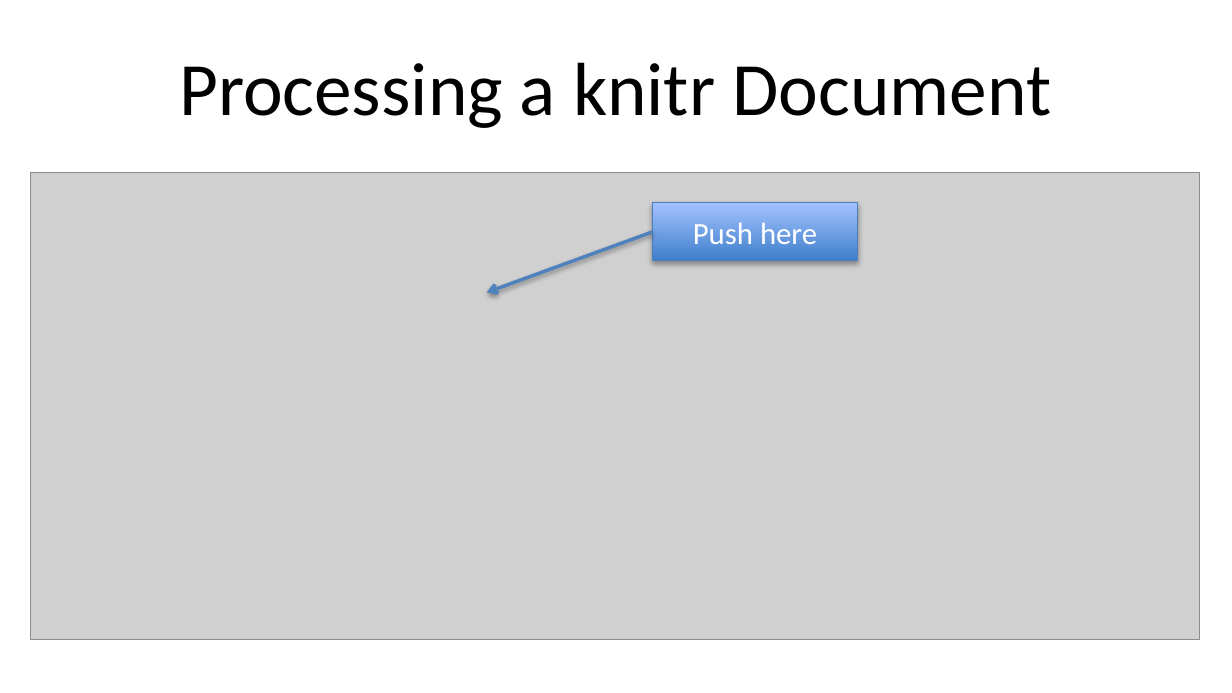
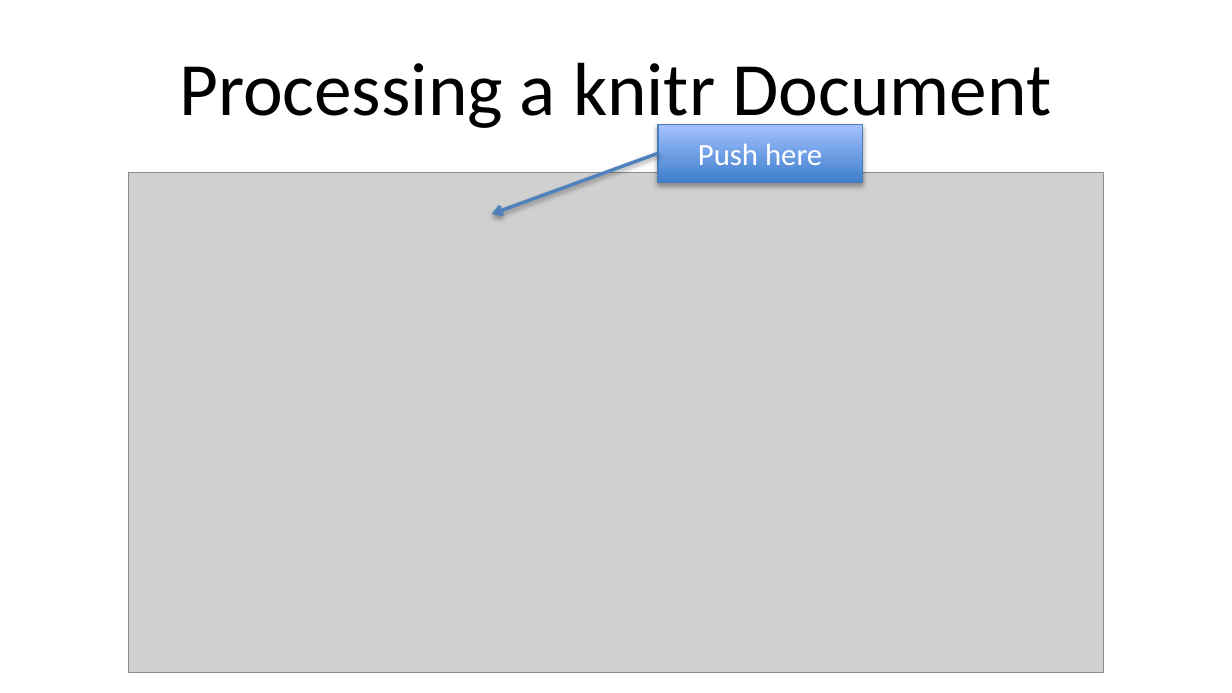
Before and after one commit to Max201510/Biostat776, a slide deck: slide 18 of notes/knitr.pptx. Drawn at 1232x693 pixels with LibreOffice and Linux fonts; fonts in the diff are those of the drawing; grey boxes stand for pictures. Boxes give left, top, right and bottom in pixels: in the first picture for what was removed or moved away, otherwise in the second. Text is boxed around its words. In the diff, an @@ line names an element or a change of style, - is before the commit and + after.

Commit message:
knitr update

```diff
--- a/notes/knitr.pptx
+++ b/notes/knitr.pptx
@@ rectangle "Push here": place and size @@
-rectangle "Push here" at bbox=[653, 203, 857, 261]
+rectangle "Push here" at bbox=[658, 124, 862, 182]
@@ picture: place and size @@
-picture at bbox=[31, 172, 1200, 639]
+picture at bbox=[128, 172, 1103, 673]
@@ arrow moved from (653, 232) - (487, 292) to (658, 153) - (492, 214) @@
```
Also in this commit, not shown: 8 other slides changed, 7 other files.
